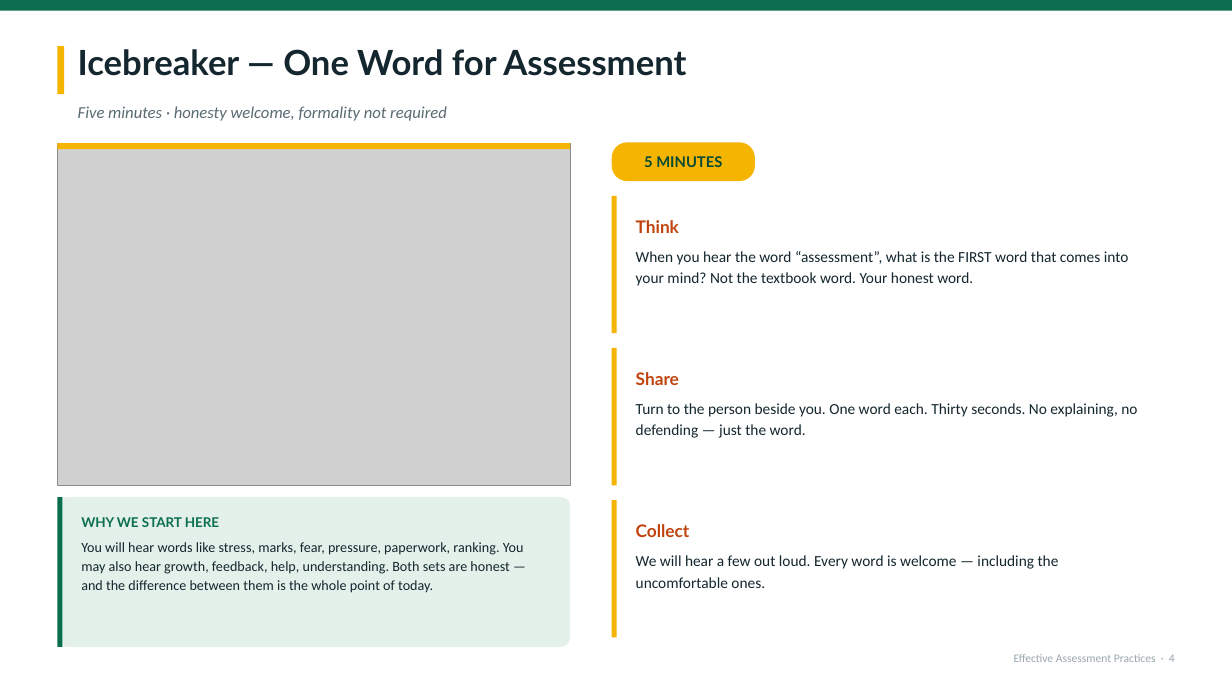
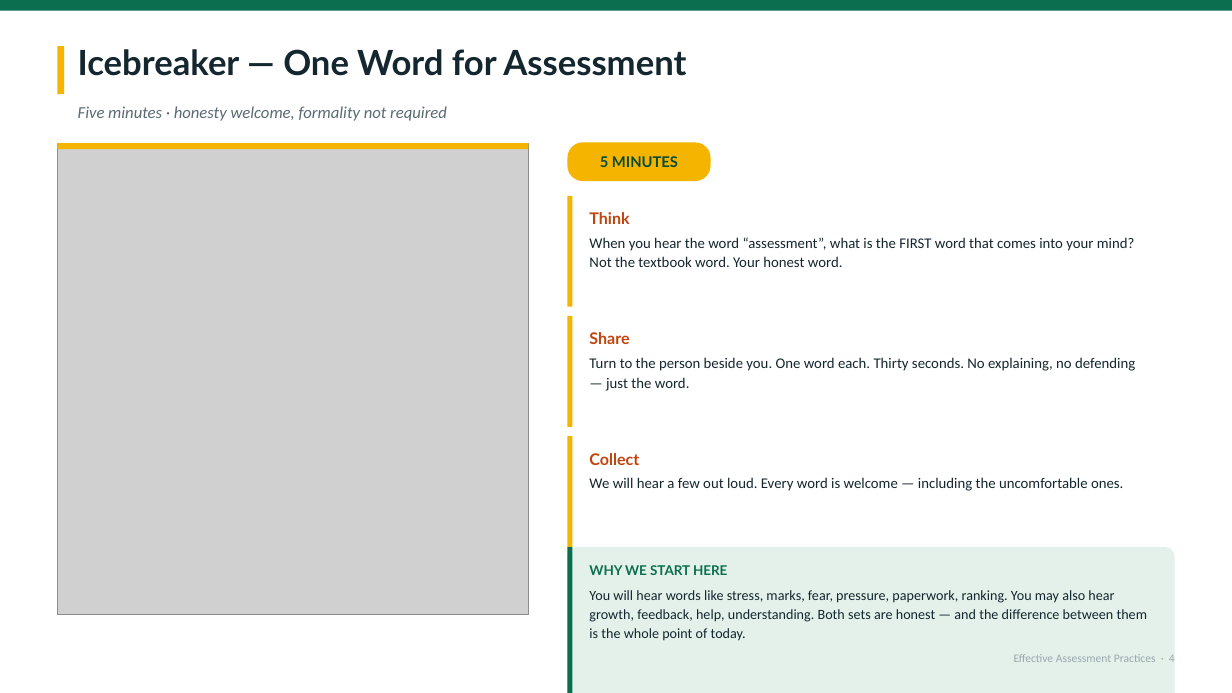
Before and after one commit to kumahemmanuel69-oss/Keelson-ACADEX, a slide deck: slide 4 of deliverables/Effective-Assessment-Practices-KATON-2026.pptx. Drawn at 1232x693 pixels with LibreOffice and Linux fonts; fonts in the diff are those of the drawing; grey boxes stand for pictures. Boxes give left, top, right and bottom in pixels: in the first picture for what was removed or moved away, otherwise in the second. Text is boxed around its words. In the diff, an @@ line names an element or a change of style, - is before the commit and + after.

```diff
--- a/deliverables/Effective-Assessment-Practices-KATON-2026.pptx
+++ b/deliverables/Effective-Assessment-Practices-KATON-2026.pptx
@@ picture: place and size @@
-picture at (57, 143, 570, 485)
+picture at (57, 143, 529, 615)
@@ rectangle: place and size @@
-rectangle at (57, 143, 570, 150)
+rectangle at (57, 143, 529, 150)
@@ rounded rectangle "5 MINUTES": place and size @@
-rounded rectangle "5 MINUTES" at (612, 142, 755, 181)
+rounded rectangle "5 MINUTES" at (567, 142, 711, 181)
@@ rounded rectangle added at (567, 196, 1175, 307), fill #FFFFFF @@
@@ rectangle added at (567, 196, 573, 307), fill #F4B400 @@
@@ text "Think": place and size @@
-text "Think" at (636, 220, 1129, 286)
+text "Think" at (589, 212, 1135, 267)
@@ text "Think" at (589, 212, 1135, 267): size 13.5 to 12.5 pt in "Think"; size 12 to 11.5 pt; less space between paragraphs; line spacing 1.14 to 1.1 @@
@@ rounded rectangle: place and size @@
-rounded rectangle at (612, 196, 1175, 334)
+rounded rectangle at (567, 316, 1175, 427)
@@ rectangle: place and size @@
-rectangle at (612, 196, 617, 334)
+rectangle at (567, 316, 573, 427)
@@ text "Share": place and size @@
-text "Share" at (636, 372, 1137, 438)
+text "Share" at (589, 332, 1135, 391)
@@ text "Share" at (589, 332, 1135, 391): size 13.5 to 12.5 pt in "Share"; size 12 to 11.5 pt; less space between paragraphs; line spacing 1.14 to 1.1 @@
@@ rounded rectangle: place and size @@
-rounded rectangle at (612, 348, 1175, 486)
+rounded rectangle at (567, 436, 1175, 547)
@@ rectangle: place and size @@
-rectangle at (612, 348, 617, 486)
+rectangle at (567, 436, 573, 547)
@@ text "Collect": place and size @@
-text "Collect" at (636, 524, 1059, 588)
+text "Collect" at (589, 453, 1123, 491)
@@ text "Collect" at (589, 453, 1123, 491): size 13.5 to 12.5 pt in "Collect"; size 12 to 11.5 pt; less space between paragraphs; line spacing 1.14 to 1.1 @@
@@ rounded rectangle removed at (57, 497, 570, 647) @@
@@ rectangle removed at (57, 497, 63, 647) @@
@@ rounded rectangle: place and size @@
-rounded rectangle at (612, 500, 1175, 638)
+rounded rectangle at (567, 547, 1175, 693)
@@ rounded rectangle at (567, 547, 1175, 693): fill #FFFFFF to #E3F1EA; proportions changed @@
@@ rectangle: place and size @@
-rectangle at (612, 500, 617, 638)
+rectangle at (567, 547, 573, 693)
@@ rectangle at (567, 547, 573, 693): fill #F4B400 to #0B6E4F @@
@@ text "WHY WE START HERE" rewrapped from (81, 517, 524, 593) to (589, 565, 1147, 641) @@
```
Also in this commit, not shown: 22 other slides changed, 2 other files.
